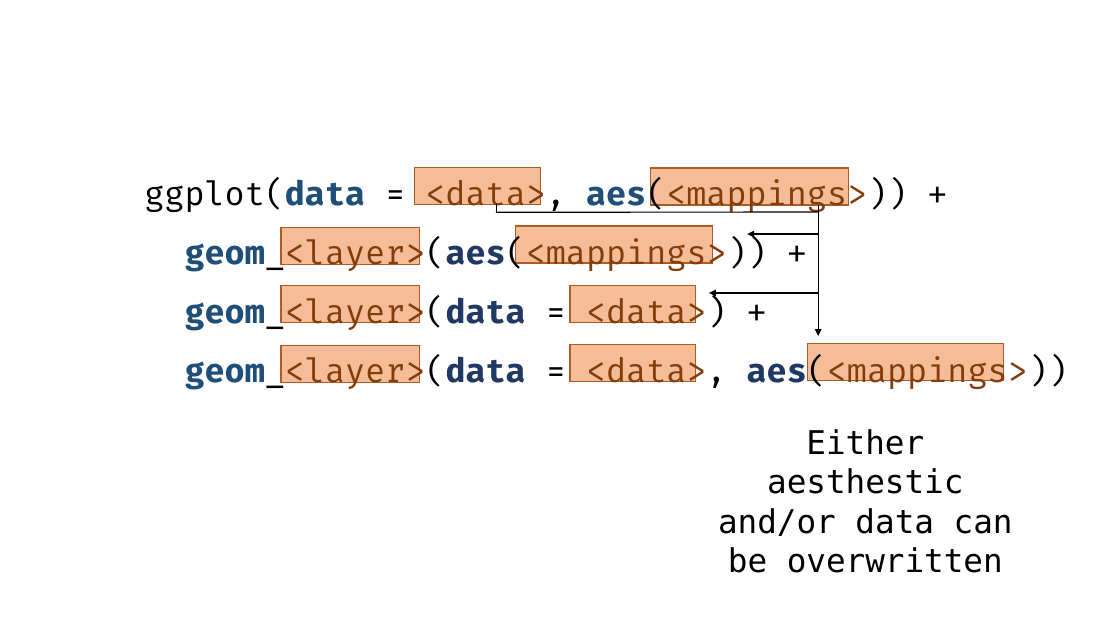
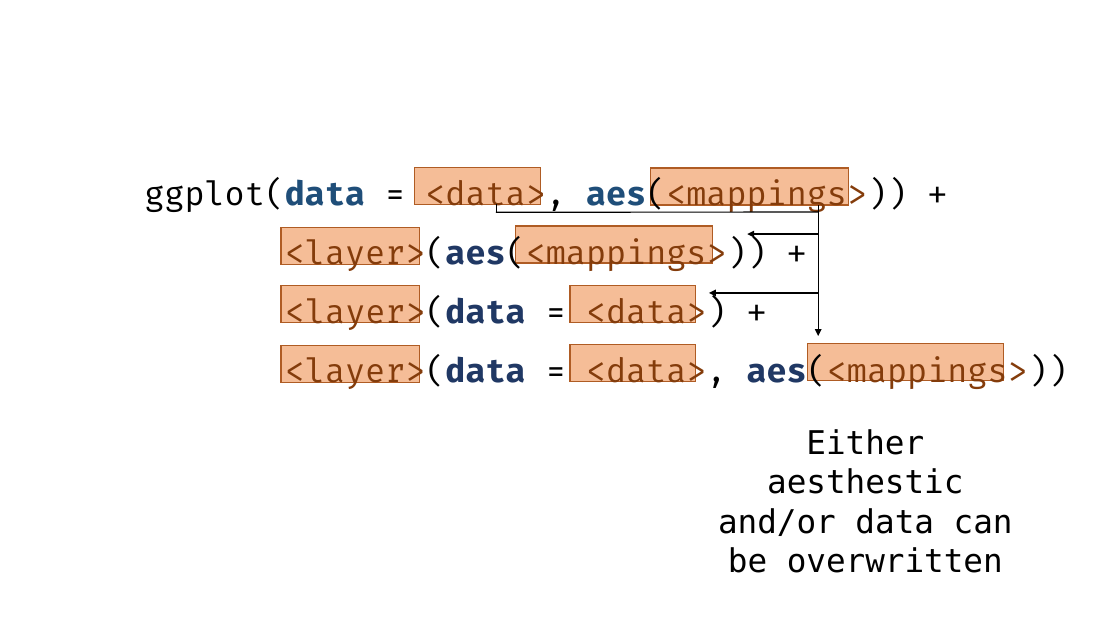
Before and after one commit to emitanaka/biometrics2019, a slide deck: slide 3 of images/images.pptx. Drawn at 1120x630 pixels with LibreOffice and Linux fonts; fonts in the diff are those of the drawing. Boxes give left, top, right and bottom in pixels: in the first picture for what was removed or moved away, otherwise in the second. Text is boxed around its words. In the diff, an @@ line names an element or a change of style, - is before the commit and + after.

```diff
--- a/images/images.pptx
+++ b/images/images.pptx
@@ text at [285, 239, 1068, 391]: text changed @@
-geom_<layer>(aes(<mappings>)) +
-geom_<layer>(data = <data>) +
-geom_<layer>(data = <data>, aes(<mappings>))
+<layer>(aes(<mappings>)) +
+<layer>(data = <data>) +
+<layer>(data = <data>, aes(<mappings>))
```
Also in this commit, not shown: 2 other slides changed, 1 slide added, 38 other files.
